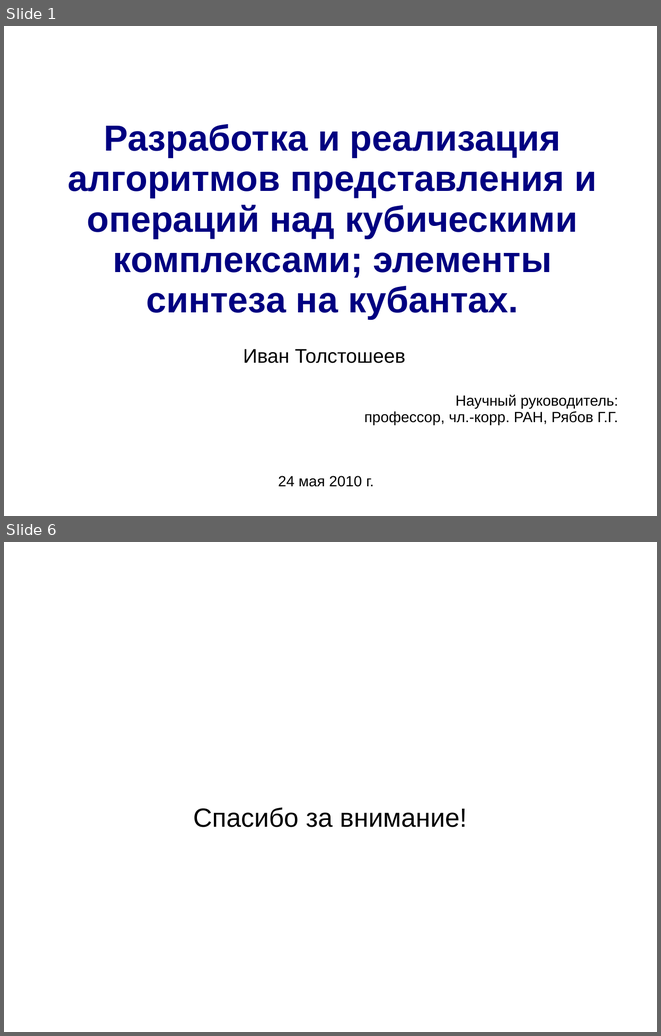
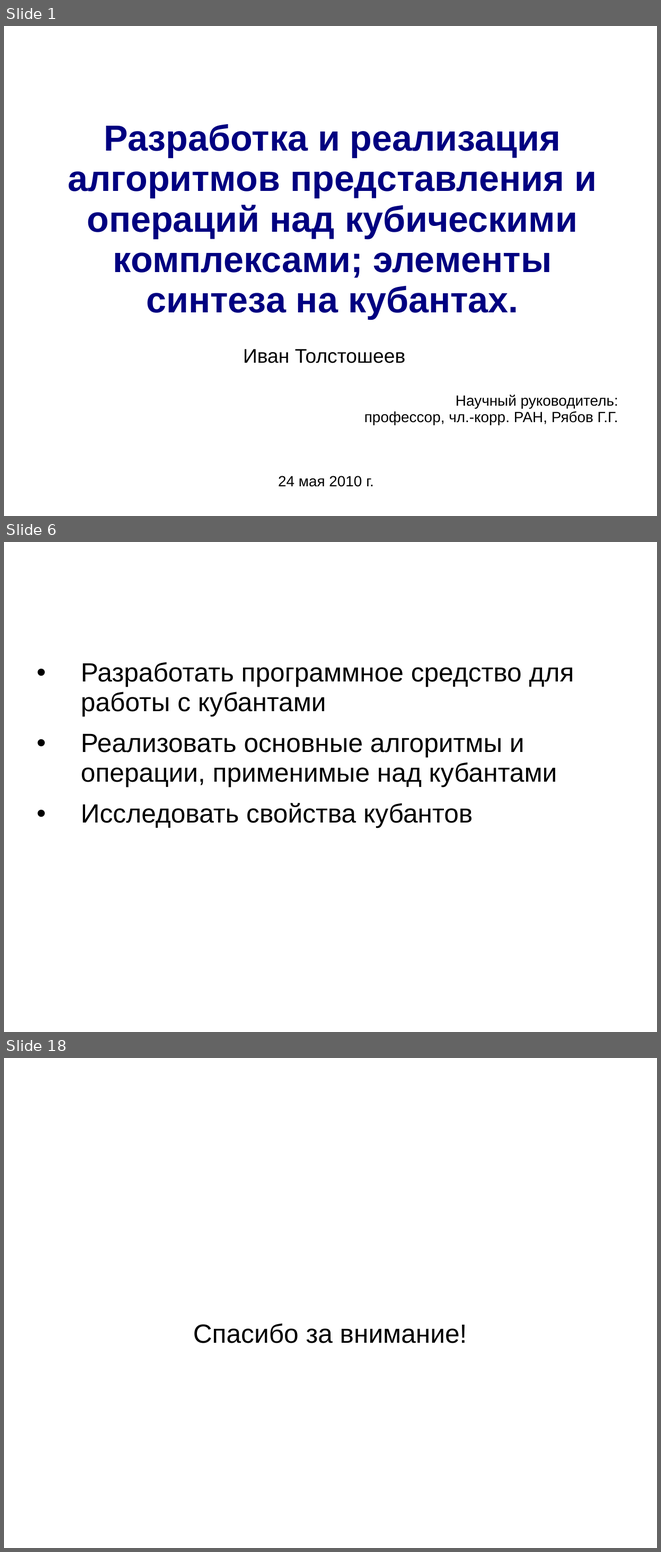
Before and after one commit to itroot/university-tasks, a slide deck: diploma/presentation.ppt. Shown one above the other, each under a label of ours: slides 1 and 6 before the commit, slides 1, 6 and 18 after it; the slides between them are not shown. The pictures are 661x1036 and 661x1552 pixels, drawn with LibreOffice and Linux fonts; fonts in the diff are those of the drawing; background and template pictures are left out. Boxes give left, top, right and bottom in pixels: in the first picture for what was removed or moved away, otherwise in the second. Text is boxed around its words. In the diff, an @@ line names an element or a change of style, - is before the commit and + after.

```diff
--- a/diploma/presentation.ppt
+++ b/diploma/presentation.ppt
@@ slide 6 added at (x1=4, y1=542, x2=657, y2=1032), background picture (left out) @@
@@ title added at (x1=34, y1=542, x2=622, y2=624), 44 pt, text #FFFFFF, bold @@
+Цели работы
@@ text added at (x1=81, y1=662, x2=574, y2=828), 32 pt, text #000000 @@
+• Разработать программное средство для работы с кубантами
+• Реализовать основные алгоритмы и операции, применимые над кубантами
+• Исследовать свойства кубантов
@@ what was slide 6 is now slide 18 @@
```
Also in this commit, not shown: 3 slides changed, 12 other slides added, 1 slide removed, 2 other files.
